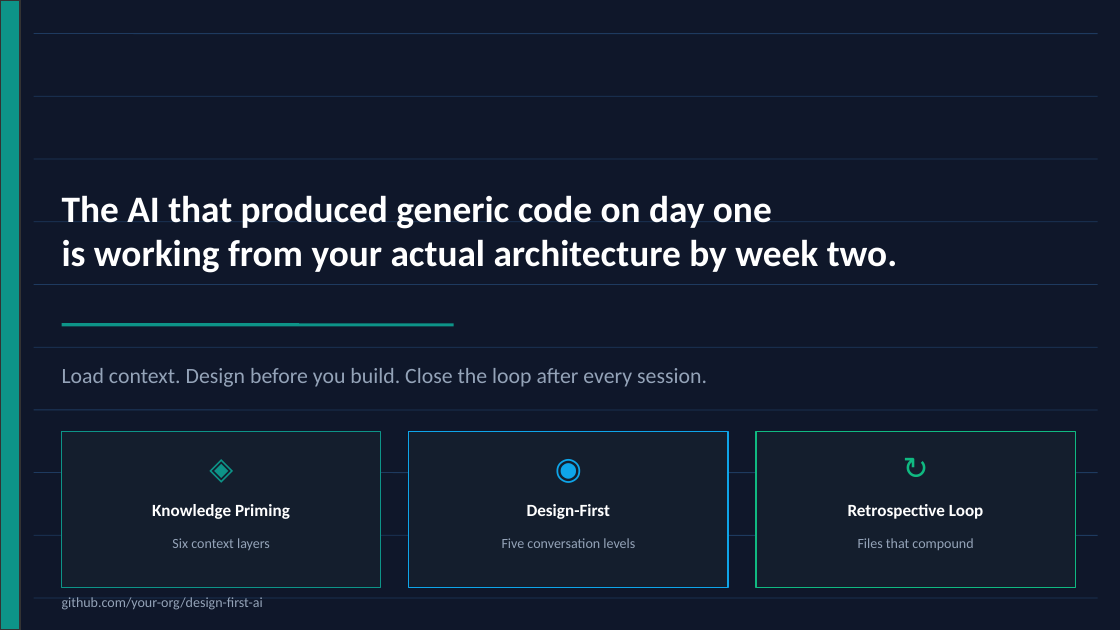
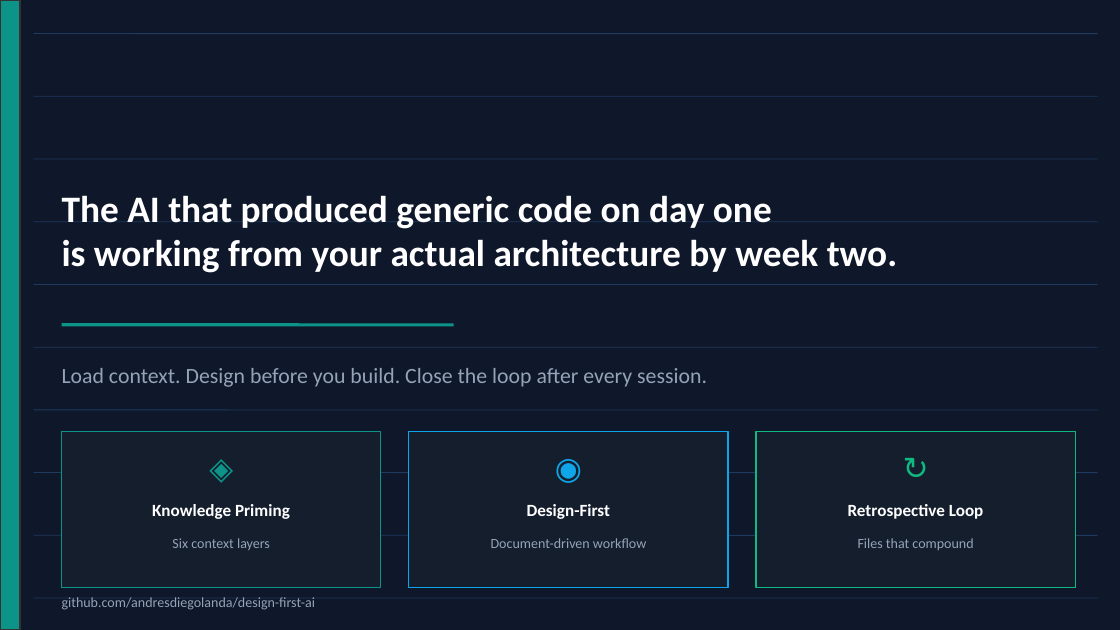
Before and after one commit to andresdiegolanda/design-first-ai, a slide deck: slide 9 of docs/design-first-ai.pptx. Drawn at 1120x630 pixels with LibreOffice and Linux fonts; fonts in the diff are those of the drawing. Boxes give left, top, right and bottom in pixels: in the first picture for what was removed or moved away, otherwise in the second. Text is boxed around its words. In the diff, an @@ line names an element or a change of style, - is before the commit and + after.

Commit message:
docs: update presentation for framework restructure
Slide 1 — Attribution includes Context Anchoring (third Garg pattern).

Slide 3 — Rewritten as three-column layout:
  Knowledge Priming (teal) / Design-First Collaboration (blue) /
  Context Anchoring (violet). Each card describes the pattern,
  its subtitle, and its key mechanism.

Slide 5 — Rule label updated from 'no code until Level 5 is
  approved' to 'design before code' (document-driven model).

Slide 6 — Four-column flow updated for document-driven workflow:
  ONBOARDING (once) / FOR EACH FEATURE / DESIGN + EXECUTION /
  AFTER EVERY SESSION. Column 3 now shows the three-step workflow:
  app-description + story / impl-guide draft / iterate each
  dimension / approve / agent executes.

Slide 8 — Three stale references fixed:
  guides/adoption.md → context/README.md
  levels/master-prompt.md → docs/design-workflow.md
  examples/01-rag-endpoint → examples/01-spring-mvc

Slide 9 — 'Five conversation levels' → 'Document-driven workflow'.
  GitHub URL placeholder replaced with real repo URL.

```diff
--- a/docs/design-first-ai.pptx
+++ b/docs/design-first-ai.pptx
@@ text at [491,538,646,548]: text changed @@
-Five conversation levels
+Document-driven workflow
@@ text at [62,597,315,610]: text changed @@
-github.com/your-org/design-first-ai
+github.com/andresdiegolanda/design-first-ai
```
Also in this commit, not shown: 5 other slides changed.
